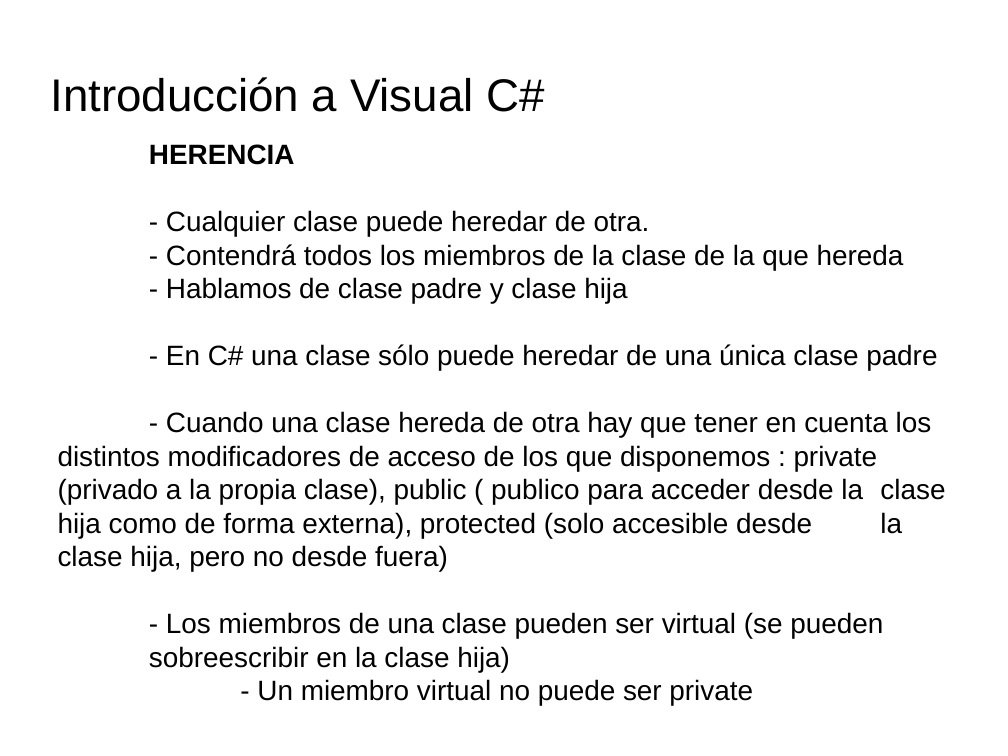
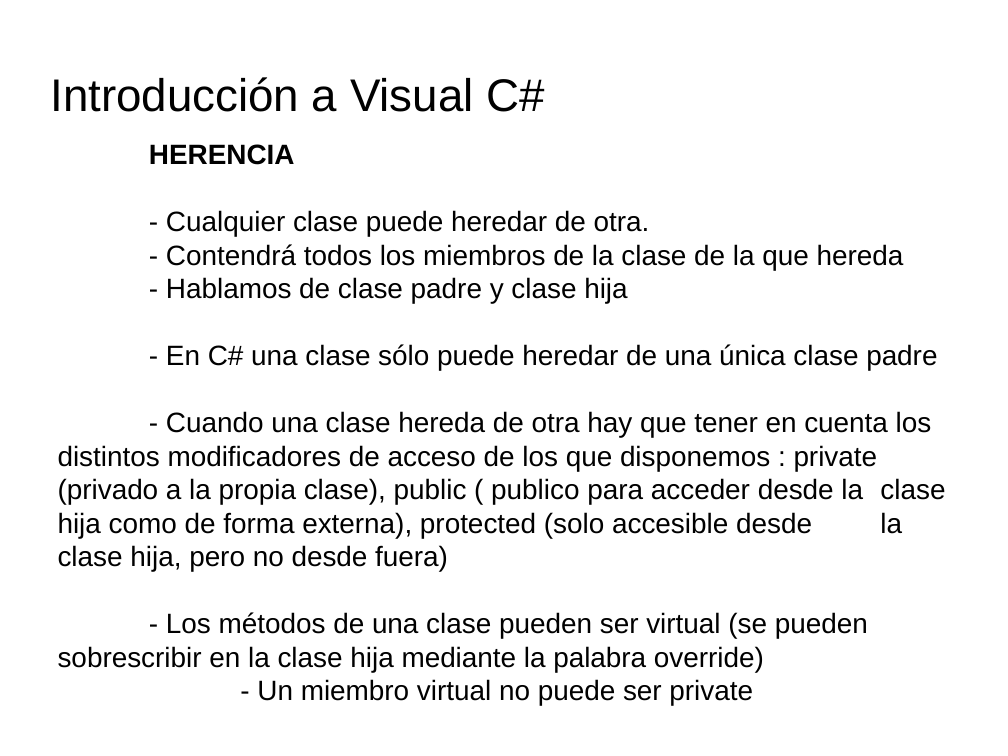
Before and after one commit to videojuegos-abastos/PMV, a slide deck: slide 8 of te/Tema 4 (Chema)/t4.1.- Conceptos de POO.odp. Drawn at 1008x756 pixels with LibreOffice and Linux fonts; fonts in the diff are those of the drawing; background and template pictures are left out. Boxes give left, top, right and bottom in pixels: in the first picture for what was removed or moved away, otherwise in the second. Text is boxed around its words. In the diff, an @@ line names an element or a change of style, - is before the commit and + after.

```diff
--- a/te/Tema 4 (Chema)/t4.1.- Conceptos de POO.odp
+++ b/te/Tema 4 (Chema)/t4.1.- Conceptos de POO.odp
@@ text at [58, 612, 868, 672]: text changed @@
-- Los miembros de una clase pueden ser virtual (se pueden sobreescribir en la clase hija)
+- Los métodos de una clase pueden ser virtual (se pueden sobrescribir en la clase hija mediante la palabra override)
```
Also in this commit, not shown: 2 other slides changed, 5 other files.
